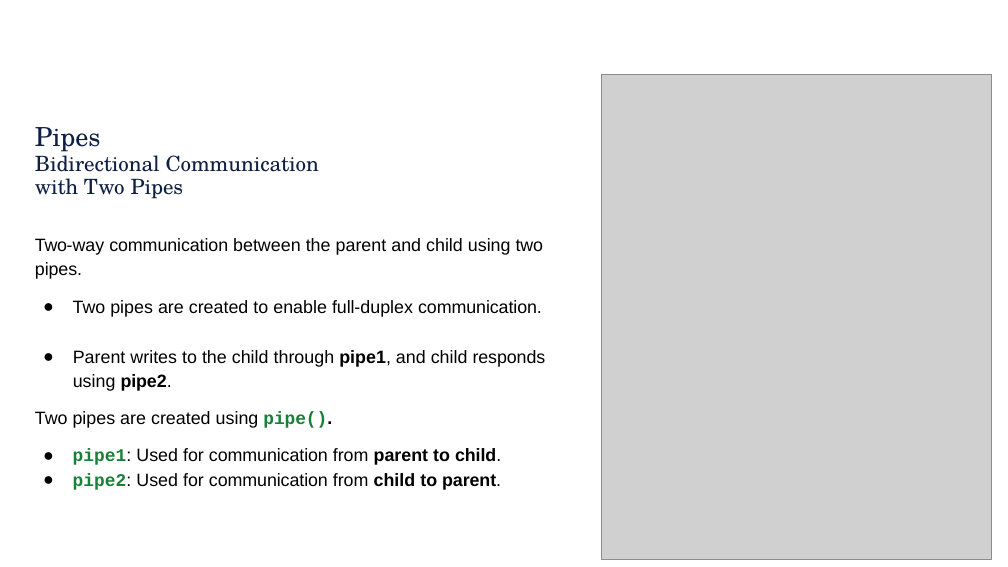
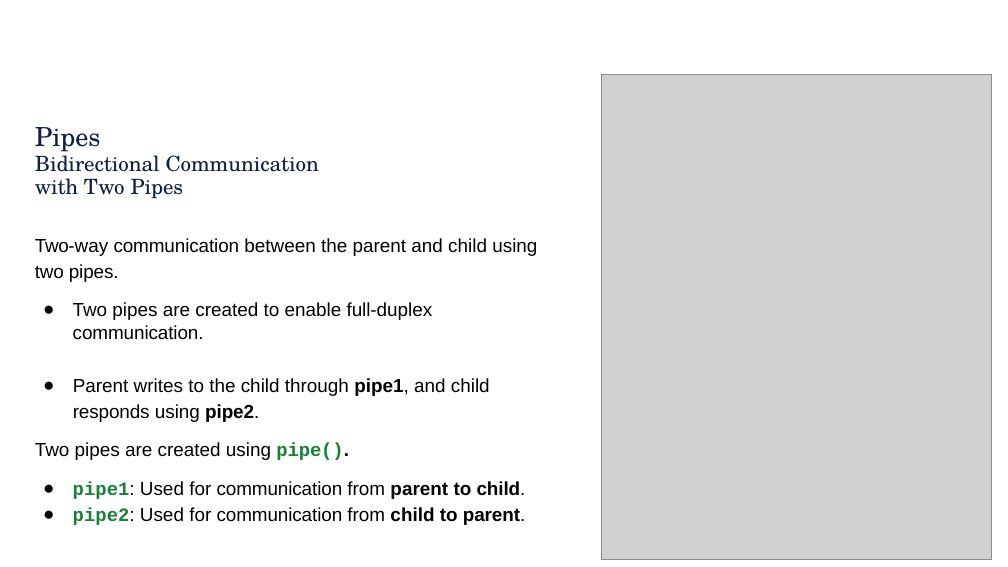
Before and after one commit to rbjohns8/CSC362-Spring-2026, a slide deck: slide 20 of Lecture Slides/13 - Interprocess Communication.pptx (slide 19 before the commit). Drawn at 1008x567 pixels with LibreOffice and Linux fonts; fonts in the diff are those of the drawing; grey boxes stand for pictures; background and template pictures are left out. Boxes give left, top, right and bottom in pixels: in the first picture for what was removed or moved away, otherwise in the second. Text is boxed around its words. In the diff, an @@ line names an element or a change of style, - is before the commit and + after.

Commit message:
Adding Lecture 14

```diff
--- a/Lecture Slides/13 - Interprocess Communication.pptx
+++ b/Lecture Slides/13 - Interprocess Communication.pptx
@@ text "Two-way communication between the parent ..." at (x1=35, y1=238, x2=537, y2=525): size 17 to 18 pt @@
```
Also in this commit, not shown: 1 other slide changed, 1 slide added, 16 other files.
